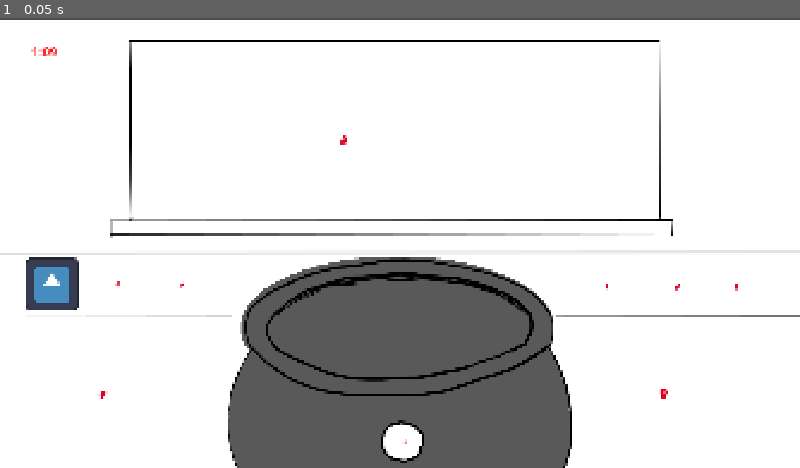
Above: before the commit, frame 1.
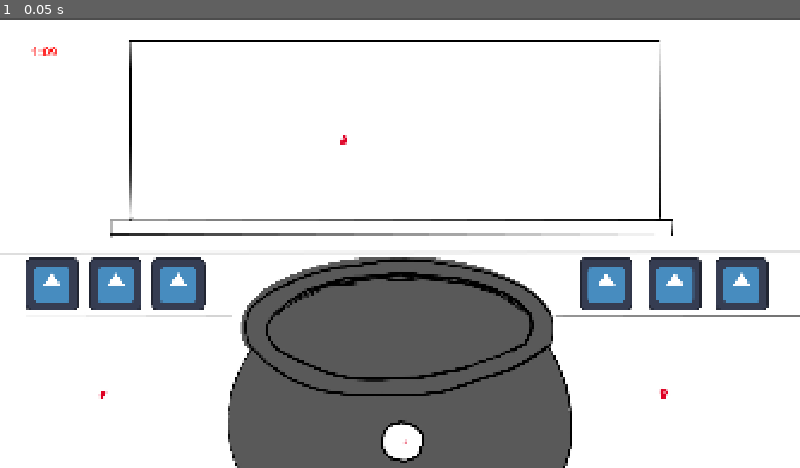
Above: after the commit, the same moment.

Repository: Eko199/Sugaming-Game-Jam-2026
Game: Godot game, scene res://main.tscn
The game is run twice, just before and just after one commit, with the same random seed, the same clock (stepped at 60 frames per second) and the same inputs. The engine's default icon, where the game draws it, is replaced by a stand-in: a white triangle on a blue panel in a dark square.
Inputs:
- Up to frame 1 (0.05 s): no input

The runs differ from the first frame. In frame 1, 3.7% of the frame differs, in the area x 11-97%, y 53-65%.

Commit message:
Ingridient shelf item

Diff:
--- a/globals/constants.gd
+++ b/globals/constants.gd
@@ -2,10 +2,6 @@
 
 enum STIR_PATTERN {
 	LEFT, RIGHT, ZIG_ZAG, NONE
-}
-
-enum INGREDIENT {
-	FIRE_WORM, COLD_MINTLEAF,
 }
 
 const DESCRIPTIONS: PackedStringArray = [
@@ -23,3 +19,10 @@
 enum DEBUFF {
 
 }
+
+const MAX_INGREDIENTS: int = 3
+
+const INGRIDIENT_TEXTURE: Dictionary[Ingredient.TYPE, String] = {
+	Ingredient.TYPE.FIRE_WORM : 'res://icon.svg',
+	Ingredient.TYPE.COLD_MINTLEAF : 'res://icon.svg',
+}
--- a/globals/recipe.gd
+++ b/globals/recipe.gd
@@ -6,11 +6,11 @@
 const PRICE: int = 3
 
 const HEAT_GRACE: int = 15
-const RECIPE: Dictionary[Array, Array] = {
-	[Constant.INGREDIENT.FIRE_WORM, Constant.INGREDIENT.COLD_MINTLEAF] : [Constant.RECIPE.REC1, Vector2i(30, 70), Constant.STIR_PATTERN.NONE, 10]
+var RECIPE: Dictionary[Array, Array] = {
+	[Ingredient.TYPE.FIRE_WORM, Ingredient.TYPE.COLD_MINTLEAF] : [Constant.RECIPE.REC1, Vector2i(30, 70), Constant.STIR_PATTERN.NONE, 10]
 }
 
-func evaluate(ing: Array[Constant.INGREDIENT], heat: int, stir: Constant.STIR_PATTERN):
+func evaluate(ing: Array[Ingredient.TYPE], heat: int, stir: Constant.STIR_PATTERN):
 	ing.sort()
 	var properties: Array = RECIPE.get(ing, [])
 	if properties.is_empty(): return {
--- a/main.tscn
+++ b/main.tscn
@@ -1,7 +1,8 @@
 [gd_scene format=3 uid="uid://cf46qwvblh547"]
 
 [ext_resource type="Script" uid="uid://bwiwxpgus0hl4" path="res://ui/general.gd" id="1_ig7tw"]
-[ext_resource type="Texture2D" uid="uid://dukht7q1xvq1d" path="res://background_sketch.jpg" id="2_0xm2m"]
+[ext_resource type="Script" uid="uid://0830dg36o4ho" path="res://main.gd" id="1_lquwl"]
+[ext_resource type="Texture2D" uid="uid://dukht7q1xvq1d" path="res://textures/background_sketch.jpg" id="2_0xm2m"]
 [ext_resource type="PackedScene" uid="uid://dwvgd1ceya2ff" path="res://potion_making/ingredient.tscn" id="2_1bvp3"]
 [ext_resource type="PackedScene" uid="uid://b4a1c2d50cjdd" path="res://potion_making/cauldron.tscn" id="3_lquwl"]
 
@@ -10,17 +11,56 @@
 font_color = Color(1.1949118, 0, 0, 1)
 
 [node name="Main" type="Node2D" unique_id=1236197917]
+script = ExtResource("1_lquwl")
 
-[node name="BackgroundSketch" type="Sprite2D" parent="." unique_id=1861596065]
+[node name="Background" type="Sprite2D" parent="." unique_id=1861596065]
 position = Vector2(961.44446, 542.5)
 scale = Vector2(0.9990741, 0.9990741)
 texture = ExtResource("2_0xm2m")
 
-[node name="Ingredient" parent="." unique_id=980166366 instance=ExtResource("2_1bvp3")]
-position = Vector2(61, 575)
+[node name="Shelf" type="Node2D" parent="." unique_id=25351675]
+
+[node name="Ing1" parent="Shelf" unique_id=980166366 instance=ExtResource("2_1bvp3")]
+offset_left = 61.0
+offset_top = 575.0
+offset_right = 189.0
+offset_bottom = 703.0
+
+[node name="Ing2" parent="Shelf" unique_id=83227316 instance=ExtResource("2_1bvp3")]
+offset_left = 214.0
+offset_top = 575.0
+offset_right = 342.0
+offset_bottom = 703.0
+
+[node name="Ing3" parent="Shelf" unique_id=608215484 instance=ExtResource("2_1bvp3")]
+offset_left = 364.0
+offset_top = 575.0
+offset_right = 492.0
+offset_bottom = 703.0
+
+[node name="Ing4" parent="Shelf" unique_id=139729822 instance=ExtResource("2_1bvp3")]
+offset_left = 1391.0
+offset_top = 575.0
+offset_right = 1519.0
+offset_bottom = 703.0
+
+[node name="Ing5" parent="Shelf" unique_id=1162163949 instance=ExtResource("2_1bvp3")]
+offset_left = 1556.0
+offset_top = 575.0
+offset_right = 1684.0
+offset_bottom = 703.0
+
+[node name="Ing6" parent="Shelf" unique_id=596765486 instance=ExtResource("2_1bvp3")]
+offset_left = 1716.0
+offset_top = 575.0
+offset_right = 1844.0
+offset_bottom = 703.0
 
 [node name="Cauldron" parent="." unique_id=1067954735 instance=ExtResource("3_lquwl")]
-position = Vector2(952, 741)
+offset_left = 579.0
+offset_top = 618.0
+offset_right = 1331.0
+offset_bottom = 907.0
 
 [node name="UI" type="CanvasLayer" parent="." unique_id=308339996]
 script = ExtResource("1_ig7tw")
--- a/potion_making/cauldron.gd
+++ b/potion_making/cauldron.gd
@@ -1,8 +1,30 @@
 extends Control
+
+@onready var ingredient_textures: Array[TextureRect] = [
+	$Ingredient1, $Ingredient2, $Ingredient3
+]
+var current_items: Array[Ingredient.TYPE] = []
+
+func _ready() -> void:
+	Event.potion_served.connect(_potion_served)
+	_potion_served()
 
 func _can_drop_data(_at_position: Vector2, data: Variant) -> bool:
 	return data is Node and data.is_in_group("ingredient")
 
-func _drop_data(_at_position: Vector2, _data: Variant) -> void:
-	# Executes if _can_drop_data() = true
-	print("dropped")
+func _drop_data(at_position: Vector2, data: Variant) -> void:
+	print(Utility.get_keyname(data.type, Ingredient.TYPE))
+	Event.ingredient_added.emit(data.type)
+	added_item(data.type, at_position - 0.5 * data.size)
+
+func added_item(ing: Ingredient.TYPE, pos: Vector2) -> void:
+	if current_items.size() >= Constant.MAX_INGREDIENTS: return
+	current_items.append(ing)
+	var idx: int = current_items.size() - 1
+	ingredient_textures[idx].texture = load(Constant.INGRIDIENT_TEXTURE[ing])
+	ingredient_textures[idx].position = pos
+	ingredient_textures[idx].show()
+
+func _potion_served(_pot = null) -> void:
+	for t: TextureRect in ingredient_textures:
+		t.hide()
--- a/potion_making/cauldron.tscn
+++ b/potion_making/cauldron.tscn
@@ -1,12 +1,9 @@
 [gd_scene format=3 uid="uid://b4a1c2d50cjdd"]
 
 [ext_resource type="Script" uid="uid://8ohgtxd7ilg0" path="res://potion_making/cauldron.gd" id="1_6bp5d"]
+[ext_resource type="Texture2D" uid="uid://2c6dp0q3oc20" path="res://icon.svg" id="2_s5f67"]
 
-[node name="Cauldron" type="Area2D" unique_id=1067954735]
-monitoring = false
-metadata/_edit_group_ = true
-
-[node name="CollisionControl" type="Control" parent="." unique_id=400390485]
+[node name="Cauldron" type="Control" unique_id=400390485]
 layout_mode = 3
 anchors_preset = 0
 offset_left = -381.0
@@ -14,3 +11,39 @@
 offset_right = 382.0
 offset_bottom = 166.0
 script = ExtResource("1_6bp5d")
+
+[node name="ColorRect" type="ColorRect" parent="." unique_id=1009677442]
+visible = false
+layout_mode = 1
+anchors_preset = 15
+anchor_right = 1.0
+anchor_bottom = 1.0
+grow_horizontal = 2
+grow_vertical = 2
+
+[node name="Ingredient1" type="TextureRect" parent="." unique_id=873615250]
+custom_minimum_size = Vector2(128, 128)
+layout_mode = 0
+offset_left = 228.0
+offset_top = 119.0
+offset_right = 356.0
+offset_bottom = 247.0
+texture = ExtResource("2_s5f67")
+
+[node name="Ingredient2" type="TextureRect" parent="." unique_id=508372883]
+custom_minimum_size = Vector2(128, 128)
+layout_mode = 0
+offset_left = 228.0
+offset_top = 119.0
+offset_right = 356.0
+offset_bottom = 247.0
+texture = ExtResource("2_s5f67")
+
+[node name="Ingredient3" type="TextureRect" parent="." unique_id=1380123413]
+custom_minimum_size = Vector2(128, 128)
+layout_mode = 0
+offset_left = 228.0
+offset_top = 119.0
+offset_right = 356.0
+offset_bottom = 247.0
+texture = ExtResource("2_s5f67")
--- a/potion_making/ingredient.gd
+++ b/potion_making/ingredient.gd
@@ -1,19 +1,29 @@
 extends TextureRect
+class_name Ingredient
+
+enum TYPE {
+	FIRE_WORM, COLD_MINTLEAF,
+}
+
+@export var type: TYPE
 
 var saved_texture: Texture2D
-@onready var area: Area2D = get_parent() as Area2D
+var is_currently_used: bool = false
 
 func _ready() -> void:
+	texture = load(Constant.INGRIDIENT_TEXTURE[type])
 	saved_texture = texture
 
 func _get_drag_data(_at_position: Vector2) -> Variant:
+	if is_currently_used: return null
 	var item: TextureRect = duplicate()
-	var item_holder := Control.new()
+	var item_holder: Control = Control.new()
 	item_holder.add_child(item)
 
 	item.position = -0.5 * size
 	set_drag_preview(item_holder)
 	texture = null
+	is_currently_used = true
 	return self
 
 func _notification(what: int) -> void:
--- a/potion_making/ingredient.tscn
+++ b/potion_making/ingredient.tscn
@@ -3,10 +3,7 @@
 [ext_resource type="Texture2D" uid="uid://2c6dp0q3oc20" path="res://icon.svg" id="1_x67pw"]
 [ext_resource type="Script" uid="uid://cwg5qq4kfmcqn" path="res://potion_making/ingredient.gd" id="2_c1ve6"]
 
-[node name="Ingredient" type="Area2D" unique_id=980166366]
-monitorable = false
-
-[node name="Sprite" type="TextureRect" parent="." unique_id=83227316 groups=["ingredient"]]
+[node name="Ingridient" type="TextureRect" unique_id=83227316 groups=["ingredient"]]
 offset_right = 128.0
 offset_bottom = 128.0
 texture = ExtResource("1_x67pw")
Not shown, changed: icon.svg.import
Renamed: background_sketch.jpg -> textures/background_sketch.jpg
Not shown, changed: textures/background_sketch.jpg.import
Not shown, removed: main.tscn6884085504.tmp
Not shown, removed: main.tscn7173149883.tmp
Not shown, removed: main.tscn7185210918.tmp
